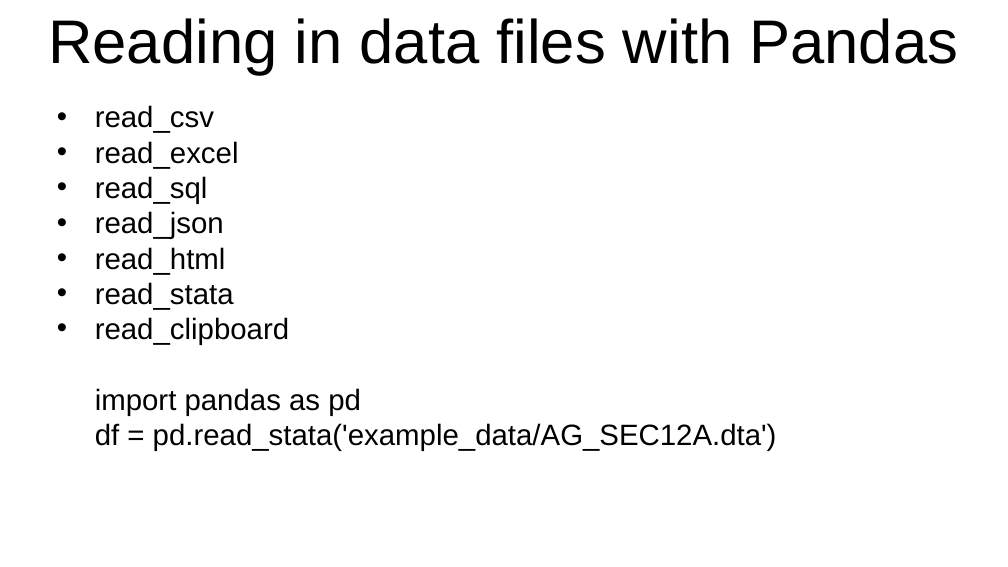
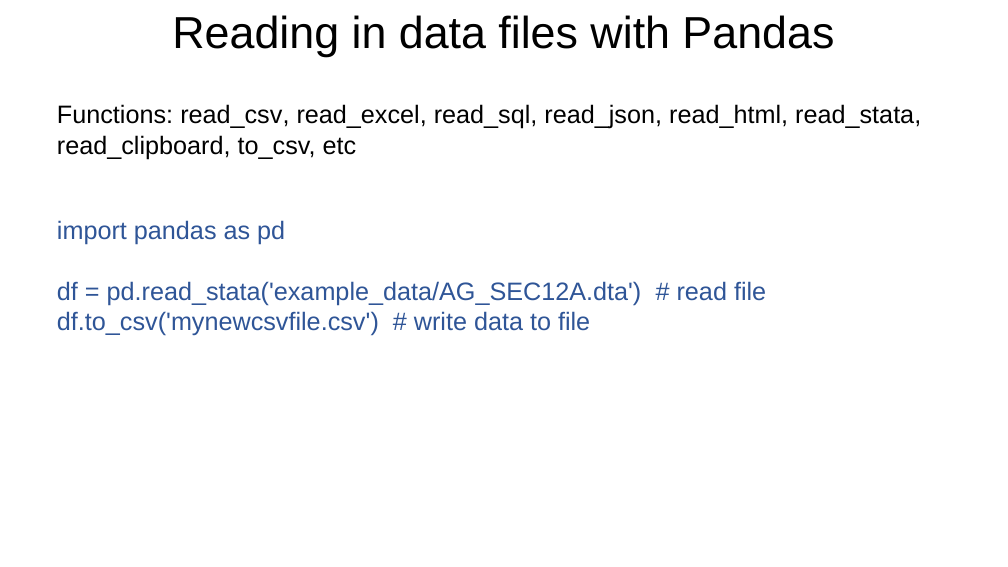
Before and after one commit to bodacea/datascienceforbeginners, a slide deck: slide 21 of Session 05 Cleaning and Exploring.ppt. Drawn at 1008x567 pixels with LibreOffice and Linux fonts; fonts in the diff are those of the drawing. Boxes give left, top, right and bottom in pixels: in the first picture for what was removed or moved away, otherwise in the second. Text is boxed around its words. In the diff, an @@ line names an element or a change of style, - is before the commit and + after.

```diff
--- a/Session 05 Cleaning and Exploring.ppt
+++ b/Session 05 Cleaning and Exploring.ppt
@@ title "Reading in data files with ..." at (172,15,834,57): size 44 to 32 pt @@
@@ text at (57,104,921,159): text changed; size 21 to 18 pt @@
-• read_csv
-• read_excel
-• read_sql
-• read_json
-• read_html
-• read_stata
-• read_clipboard
+Functions: read_csv, read_excel, read_sql, read_json, read_html, read_stata, read_clipboard, to_csv, etc
@@ text at (57,220,285,245): size 21 to 18 pt, text colour #000000 to #2F5597 in "import pandas as pd"; indent changed @@
@@ text at (57,281,766,336): text changed; size 21 to 18 pt; text colour #000000 to #2F5597 @@
-• df = pd.read_stata('example_data/AG_SEC12A.dta')
+• df = pd.read_stata('example_data/AG_SEC12A.dta') # read file
+• df.to_csv('mynewcsvfile.csv') # write data to file
```
Also in this commit, not shown: 26 other slides changed, 2 slides added, 2 slides removed.
